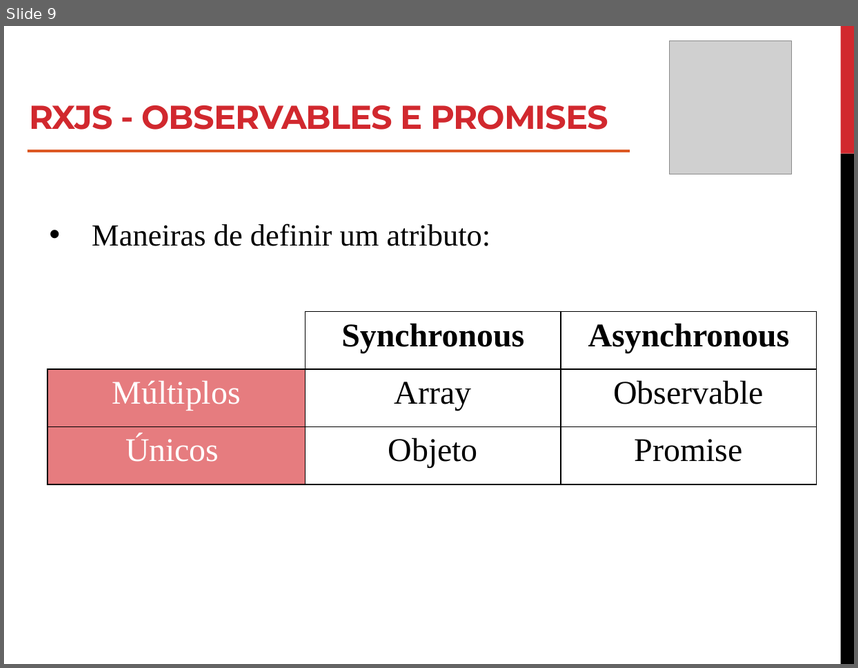
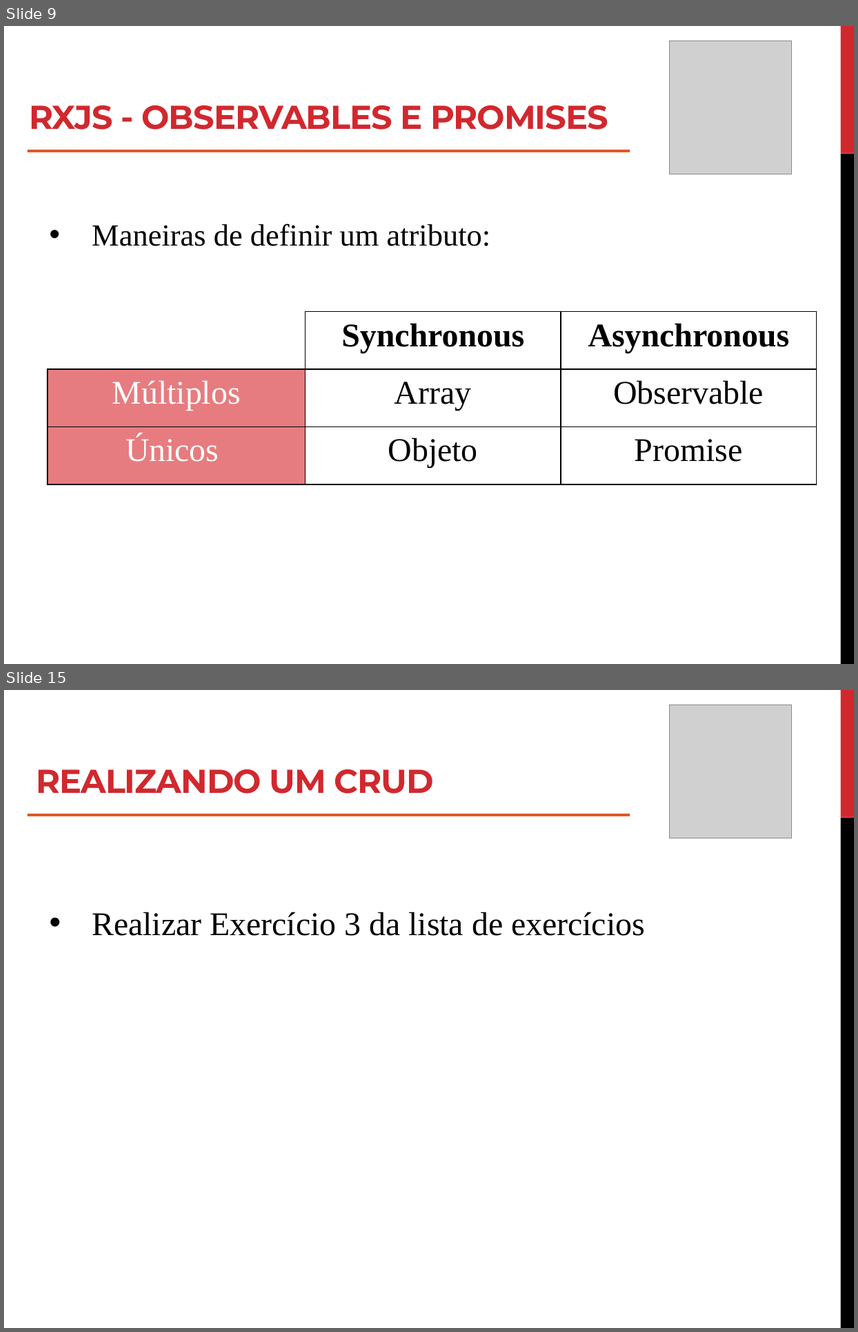
Before and after one commit to roney-amorim/angular-project, a slide deck: Apresentação/Módulo 2/Modulo 2.pptx. Shown one above the other, each under a label of ours: slide 9 before the commit, slides 9 and 15 after it; the slides between them are not shown. The pictures are 858x668 and 858x1332 pixels, drawn with LibreOffice and Linux fonts; fonts in the diff are those of the drawing; grey boxes stand for pictures. Boxes give left, top, right and bottom in pixels: in the first picture for what was removed or moved away, otherwise in the second. Text is boxed around its words. In the diff, an @@ line names an element or a change of style, - is before the commit and + after.

```diff
--- a/Apresentação/Módulo 2/Modulo 2.pptx
+++ b/Apresentação/Módulo 2/Modulo 2.pptx
@@ slide 15 added at bbox=[4, 690, 854, 1328], background #FFFFFF; not listed: 2 template elements that a slide beside it also shows @@
@@ picture added at bbox=[670, 705, 792, 839] @@
@@ title added at bbox=[36, 769, 434, 793], 28 pt, text #D1282E, bold @@
+REALIZANDO UM CRUD
@@ line added from (27, 815) to (630, 815), #DC5924 2.25 pt @@
@@ text added at bbox=[92, 911, 645, 936], 28 pt, text #000000 @@
+• Realizar Exercício 3 da lista de exercícios
```
Also in this commit, not shown: 3 slides changed, 31 other slides added, 17 other files.
